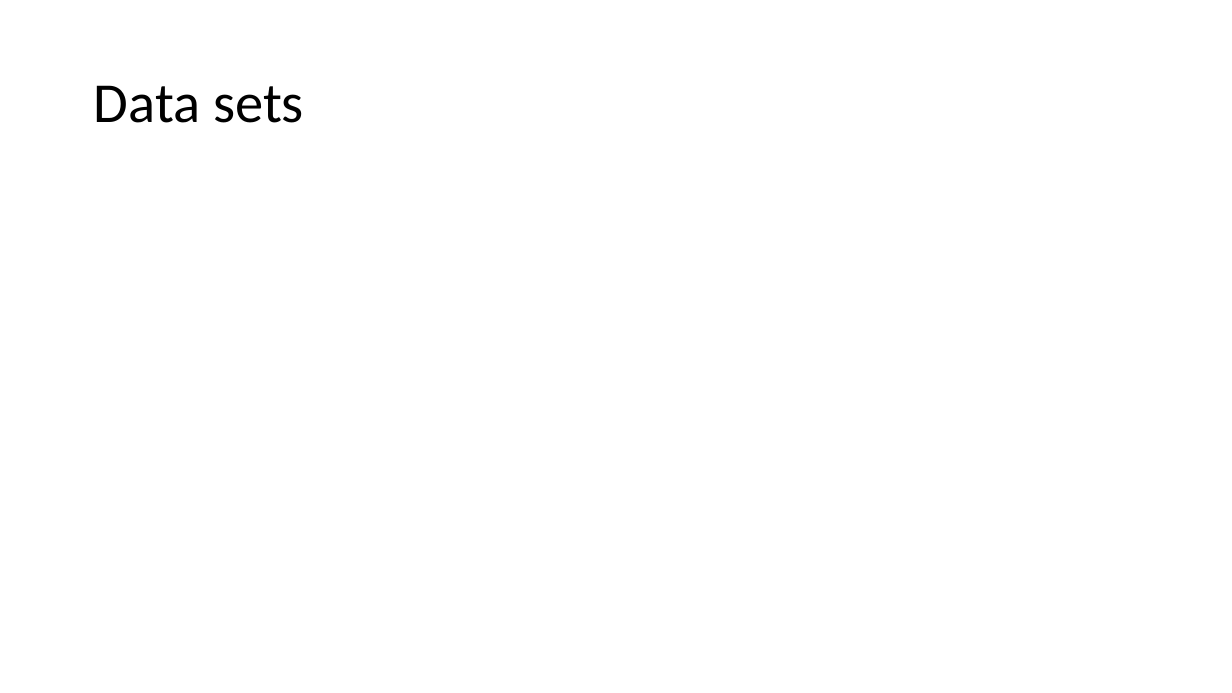
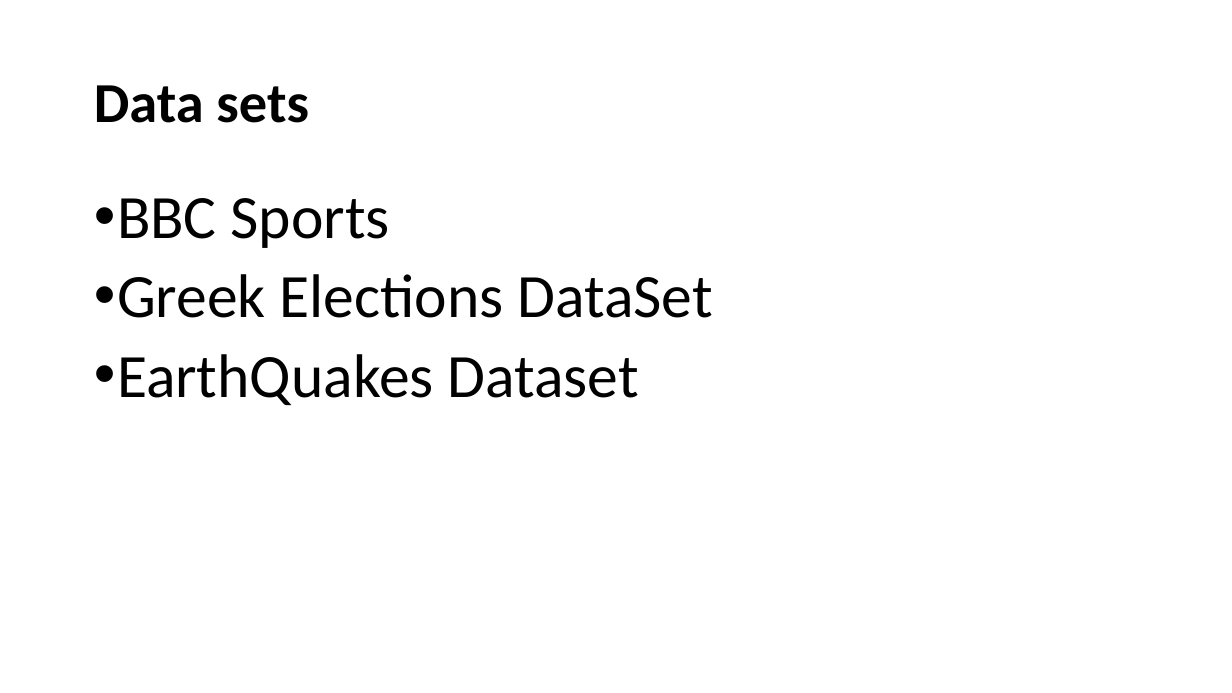
Before and after one commit to Nagumkc/KDM_Project, a slide deck: slide 6 of Project demo/KDM Project.pptx. Drawn at 1232x693 pixels with LibreOffice and Linux fonts; fonts in the diff are those of the drawing. Boxes give left, top, right and bottom in pixels: in the first picture for what was removed or moved away, otherwise in the second. Text is boxed around its words. In the diff, an @@ line names an element or a change of style, - is before the commit and + after.

```diff
--- a/Project demo/KDM Project.pptx
+++ b/Project demo/KDM Project.pptx
@@ title "Data sets" at bbox=[94, 85, 309, 123]: bold on @@
@@ text added at bbox=[117, 198, 712, 405], 48 pt, text #000000 @@
+• BBC Sports
+• Greek Elections DataSet
+• EarthQuakes Dataset
```
Also in this commit, not shown: 2 other slides changed, 5 slides added, 5 slides removed.
